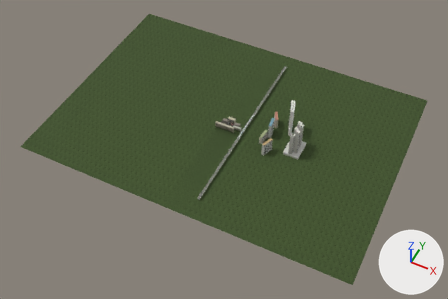
The Blender file tools/kopitiam.blend: old version first, new version second.
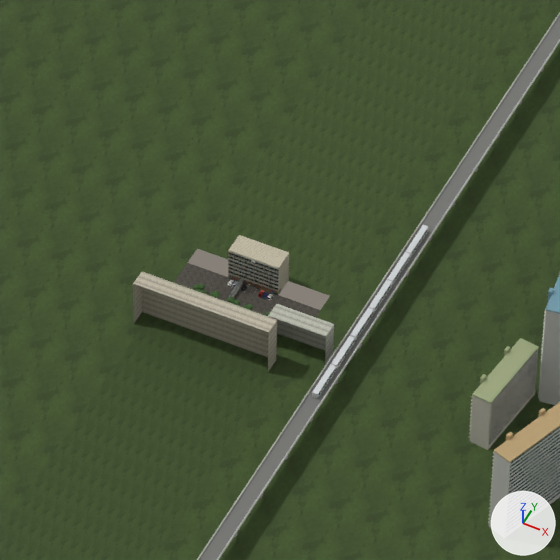
Each version is shown whole from a 50 mm lens placed at (784.0, -1634.0, 1861.0), pointed at (26.0, -118.0, -35.0), then close up on the part from 44% to 60% of the width and 29% to 53% of the height. The axes (+X, +Y, +Z) are drawn at lower right. The lights are the same throughout. The older version's two pictures come first.

Script lines for the objects in view, before the commit:
```python
me_kopitiam_static = bpy.data.meshes.new('Kopitiam_Static')
me_kopitiam_static.from_pydata(...)  # 6636 vertices, 3084 faces; spans x -700.0..700.0, y -500.0..500.0, z 0.0..31.0
# faces by material slot: [805, 162, 104, 114, 1680, 77, 142]
me_kopitiam_static.materials.append(mat_m_plaster)
me_kopitiam_static.materials.append(mat_m_timber)
me_kopitiam_static.materials.append(mat_m_floor)
me_kopitiam_static.materials.append(mat_m_road)
me_kopitiam_static.materials.append(mat_m_cloth)
me_kopitiam_static.materials.append(mat_m_glass)
me_kopitiam_static.materials.append(mat_m_metal)
me_now_skyline = bpy.data.meshes.new('NOW_Skyline')
me_now_skyline.from_pydata(...)  # 12484 vertices, 4663 faces; spans x 65.0..326.0, y -420.0..420.0, z 0.0..139.0
# faces by material slot: [1920, 780, 1963]
me_now_skyline.materials.append(mat_m_cloth)
me_now_skyline.materials.append(mat_m_glass)
me_now_skyline.materials.append(mat_m_far)
me_now_train = bpy.data.meshes.new('NOW_Train')
me_now_train.from_pydata(...)  # 240 vertices, 60 faces; spans x 68.4..71.6, y -70.0..68.6, z 12.6..16.2
# faces by material slot: [12, 36, 12]
me_now_train.materials.append(mat_m_glass)
me_now_train.materials.append(mat_m_metal)
me_now_train.materials.append(mat_m_far)
ob_kopitiam_static = bpy.data.objects.new('Kopitiam_Static', me_kopitiam_static)
ob_kopitiam_static.location = (0.0, 0.0, 0.0)
ob_now_skyline = bpy.data.objects.new('NOW_Skyline', me_now_skyline)
ob_now_skyline.location = (0.0, 0.0, 0.0)
ob_now_train = bpy.data.objects.new('NOW_Train', me_now_train)
ob_now_train.location = (0.0, 0.0, 0.0)
```
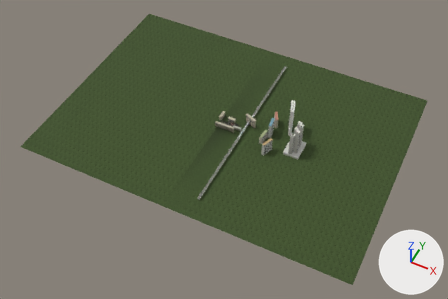
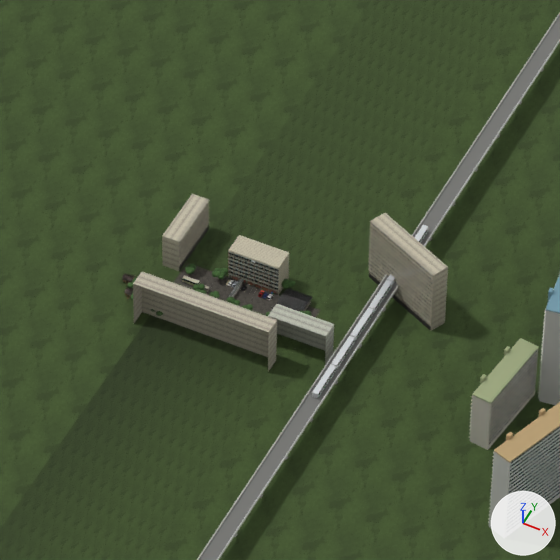
Boxes [x1, y1, x2, y2] around the edits, measured in the close-ups (560 x 560 px):
'THEN_Estate', added: after [122, 194, 448, 331]
    faces in mat_m_plaster: [162, 194, 448, 331]
    faces in mat_m_road: [187, 249, 330, 310]
    faces in mat_m_metal: [122, 273, 312, 311]
    faces in mat_m_glass: [179, 203, 433, 324]
    faces in mat_m_cloth: [127, 263, 312, 316]

Diff of the bpy script that builds the scene:
```diff
--- a/tools/kopitiam.blend.py
+++ b/tools/kopitiam.blend.py
@@ me_then_estate @@
+me_then_estate.from_pydata(...)  # 8378 vertices, 5323 faces; spans x -65.0..104.0, y -46.0..44.0, z 0.0..42.0
+# faces by material slot: [298, 962, 2, 3206, 51, 552, 252]
+me_then_estate.materials.append(mat_m_plaster)
+me_then_estate.materials.append(mat_m_timber)
+me_then_estate.materials.append(mat_m_road)
+me_then_estate.materials.append(mat_m_cloth)
+me_then_estate.materials.append(mat_m_glass)
+me_then_estate.materials.append(mat_m_metal)
+me_then_estate.materials.append(mat_m_emissive)
@@ ob_then_estate @@
+ob_then_estate = bpy.data.objects.new('THEN_Estate', me_then_estate)
+ob_then_estate.location = (0.0, 0.0, 0.0)
```
